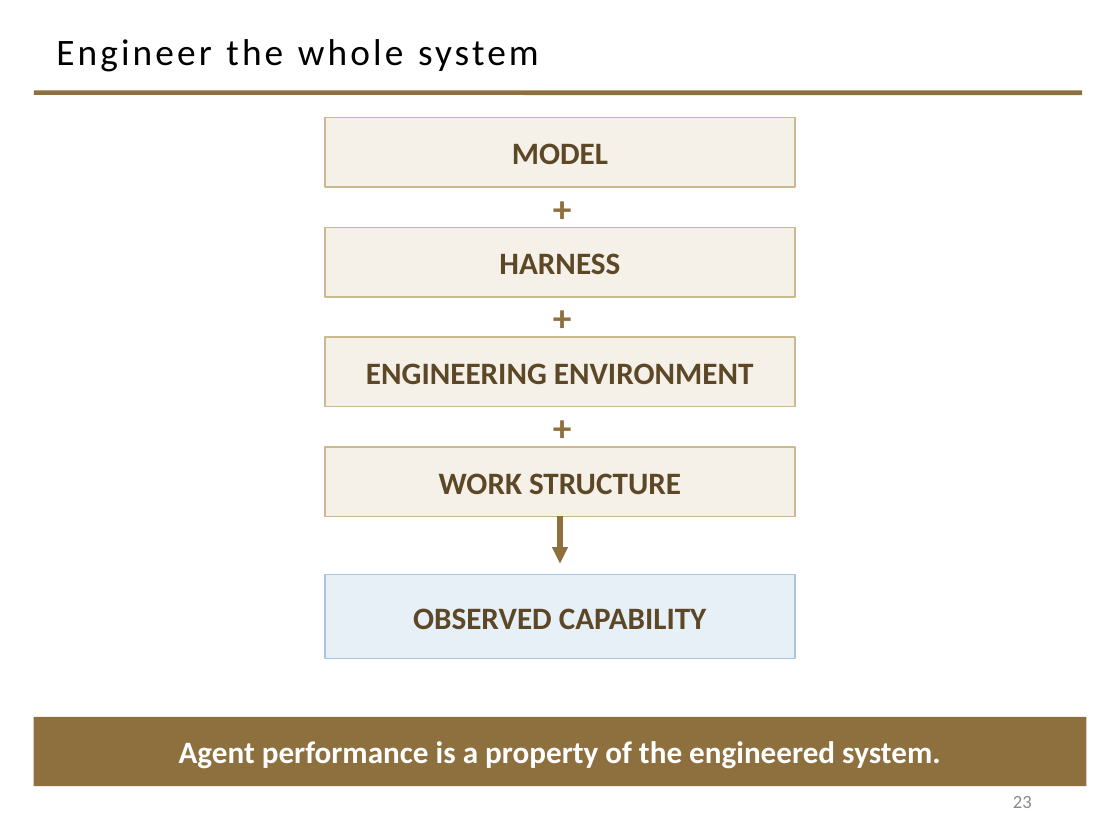
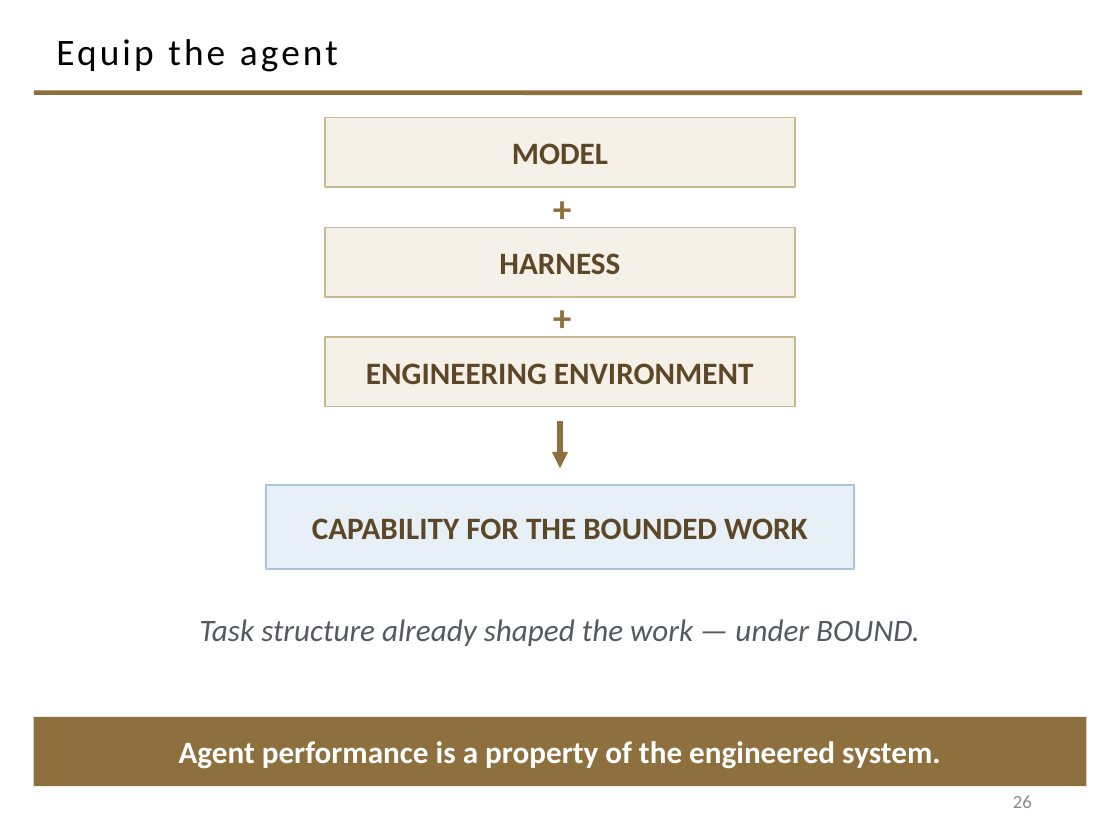
Before and after one commit to davisjam/model-based-agentic-software-engineering, a slide deck: slide 26 of course/lectures/act-2-building-systems-and-governing-changes/01-agent-levers/2-1-Agents.pptx (slide 23 before the commit). Drawn at 1120x840 pixels with LibreOffice and Linux fonts; fonts in the diff are those of the drawing; background and template pictures are left out. Boxes give left, top, right and bottom in pixels: in the first picture for what was removed or moved away, otherwise in the second. Text is boxed around its words. In the diff, an @@ line names an element or a change of style, - is before the commit and + after.

```diff
--- a/course/lectures/act-2-building-systems-and-governing-changes/01-agent-levers/2-1-Agents.pptx
+++ b/course/lectures/act-2-building-systems-and-governing-changes/01-agent-levers/2-1-Agents.pptx
@@ title at <box>56,39,338,72</box>: text changed @@
-Engineer the whole system
+Equip the agent
@@ text removed at <box>542,404,582,445</box> @@
-+
@@ rectangle removed at <box>325,447,795,516</box> @@
-WORK STRUCTURE
@@ arrow moved from (560, 516) - (560, 563) to (560, 421) - (560, 468) @@
@@ rectangle "CAPABILITY FOR THE BOUNDED WORK": place and size @@
-rectangle "CAPABILITY FOR THE BOUNDED WORK" at <box>325,575,795,659</box>
+rectangle "CAPABILITY FOR THE BOUNDED WORK" at <box>267,485,855,569</box>
@@ text in rectangle at <box>312,518,807,540</box>: text changed @@
-OBSERVED CAPABILITY
+CAPABILITY FOR THE BOUNDED WORK
@@ text added at <box>199,619,920,646</box>, 20 pt, text #555960, italic @@
+Task structure already shaped the work — under BOUND.
@@ page number at <box>1013,795,1032,808</box>: text changed @@
-23
+26
```
Also in this commit, not shown: 14 other slides changed, 6 slides added.
